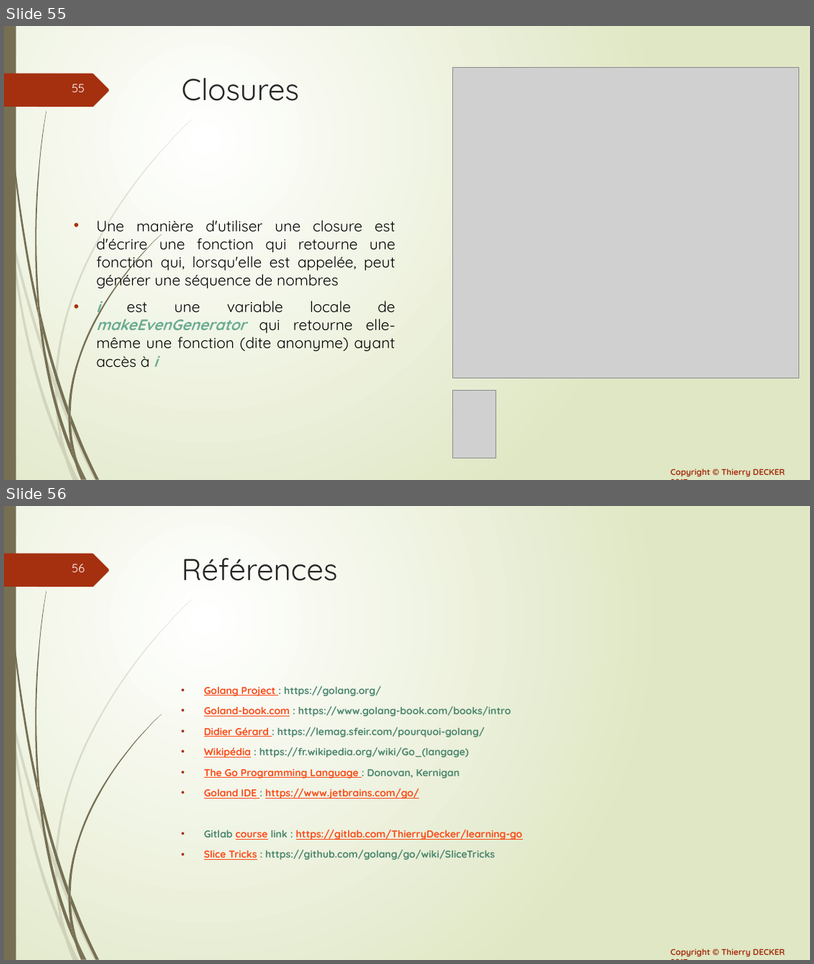
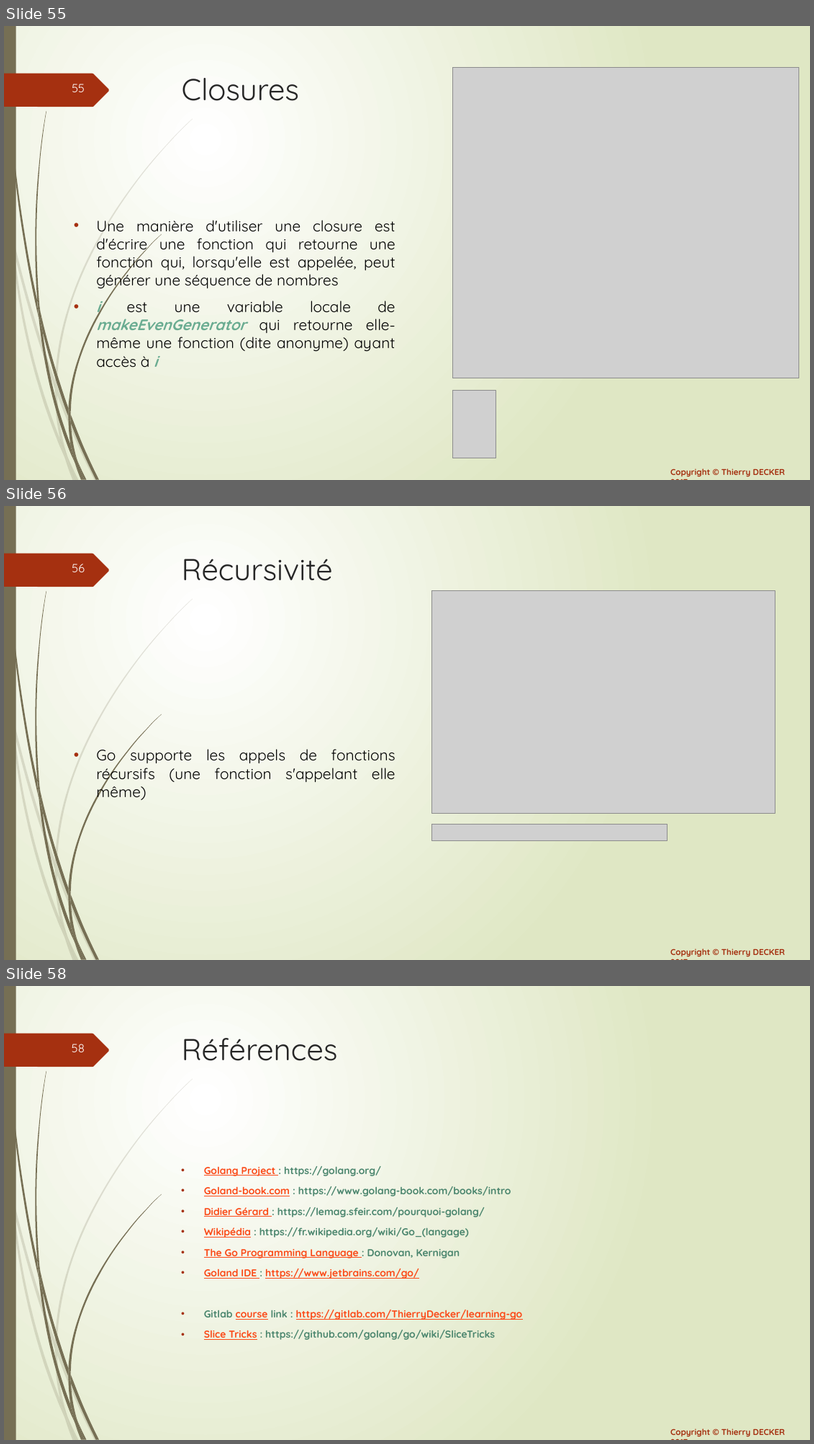
Before and after one commit to thierrydecker/learning-go, a slide deck: documentations/learning-go.pptx. Shown one above the other, each under a label of ours: slides 55 and 56 before the commit, slides 55, 56 and 58 after it; the slides between them are not shown. The pictures are 814x964 and 814x1444 pixels, drawn with LibreOffice and Linux fonts; fonts in the diff are those of the drawing; grey boxes stand for pictures. Boxes give left, top, right and bottom in pixels: in the first picture for what was removed or moved away, otherwise in the second. Text is boxed around its words. In the diff, an @@ line names an element or a change of style, - is before the commit and + after.

```diff
--- a/documentations/learning-go.pptx
+++ b/documentations/learning-go.pptx
@@ slide 56 added at (4, 506, 810, 960), background gradient #FFFFFF to #DFE8C4; not listed: 26 template elements that a slide beside it also shows @@
@@ title added at (182, 559, 333, 581), 36 pt, text #262626 @@
+Récursivité
@@ picture added at (432, 591, 775, 813) @@
@@ text added at (96, 745, 396, 800), 18 pt, text #000000 @@
+• Go supporte les appels de fonctions récursifs (une fonction s'appelant elle même)
@@ picture added at (432, 824, 669, 841) @@
@@ what was slide 56 is now slide 58 @@
@@ page number at (72, 1044, 85, 1052): text changed @@
-56
+58
```
Also in this commit, not shown: 1 other slide added, 2 other files.
